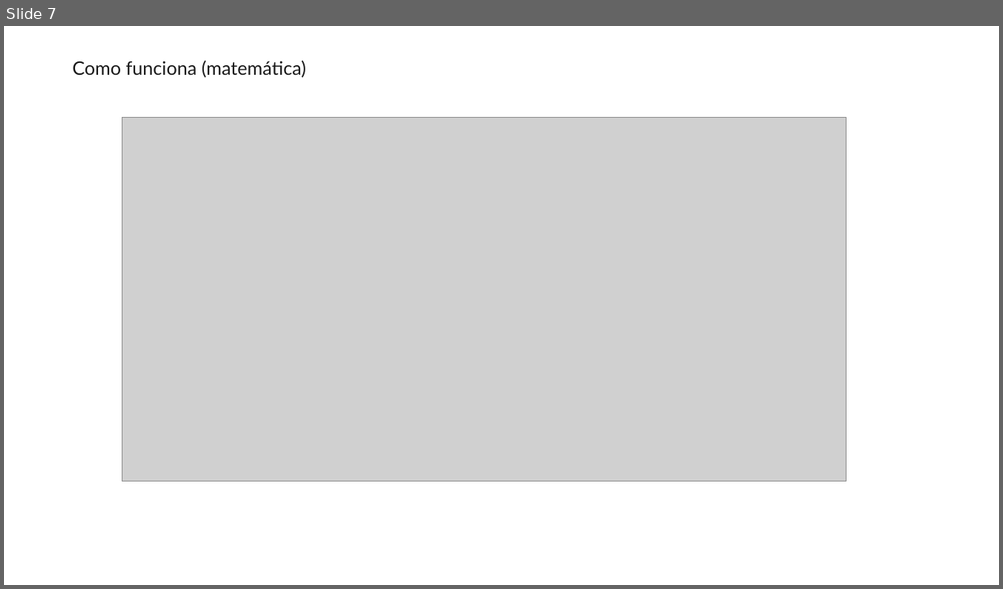
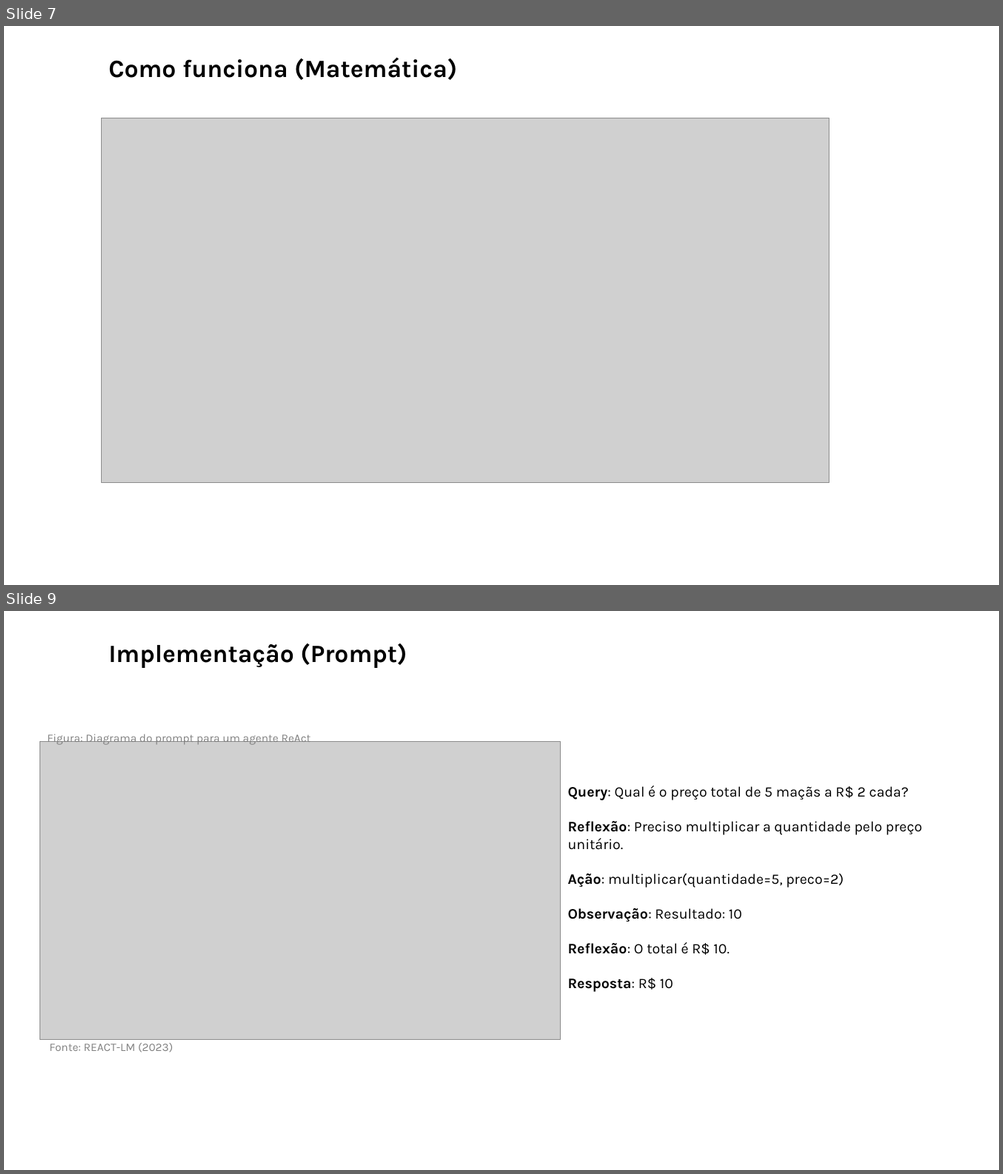
Before and after one commit to luizehp/Agente-ReAct, a slide deck: Agente ReAct.pptx. Shown one above the other, each under a label of ours: slide 7 before the commit, slides 7 and 9 after it; the slides between them are not shown. The pictures are 1003x589 and 1003x1174 pixels, drawn with LibreOffice and Linux fonts; fonts in the diff are those of the drawing; grey boxes stand for pictures. Boxes give left, top, right and bottom in pixels: in the first picture for what was removed or moved away, otherwise in the second. Text is boxed around its words. In the diff, an @@ line names an element or a change of style, - is before the commit and + after.

```diff
--- a/Agente ReAct.pptx
+++ b/Agente ReAct.pptx
@@ slide 9 added at bbox=[4, 611, 999, 1170], background #FFFFFF @@
@@ text added at bbox=[108, 644, 407, 668], 24 pt, text #000000, bold @@
+Implementação (Prompt)
@@ picture added at bbox=[40, 741, 560, 1039] @@
@@ text added at bbox=[47, 732, 311, 745], 11 pt, text #808080 @@
+Figura: Diagrama do prompt para um agente ReAct
@@ text added at bbox=[568, 786, 922, 992], 14 pt, text #000000 @@
+Query: Qual é o preço total de 5 maçãs a R$ 2 cada?
+Reflexão: Preciso multiplicar a quantidade pelo preço unitário.
+Ação: multiplicar(quantidade=5, preco=2)
+Observação: Resultado: 10
+Reflexão: O total é R$ 10.
+Resposta: R$ 10
@@ text added at bbox=[49, 1043, 173, 1053], 11 pt, text #808080 @@
+Fonte: REACT-LM (2023)
@@ slide 7 changed as well @@
@@ text at bbox=[108, 57, 457, 80]: text changed; size 18 to 24 pt; font Lato to Karla; text colour #1A1A1A to #000000; bold on @@
-Como funciona (matemática)
+Como funciona (Matemática)
@@ picture: place and size @@
-picture at bbox=[122, 117, 845, 482]
+picture at bbox=[101, 118, 828, 483]
```
Also in this commit, not shown: 2 other slides changed, 6 other slides added, 6 slides removed.
